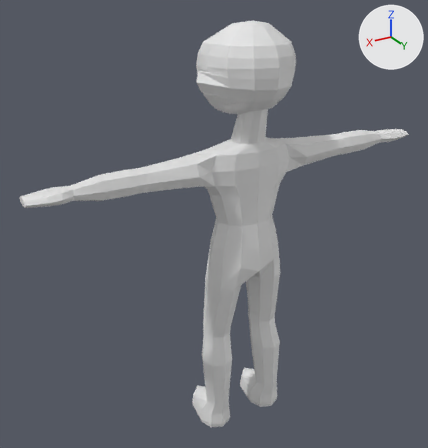
A saved change to the Blender file output/base45.blend.
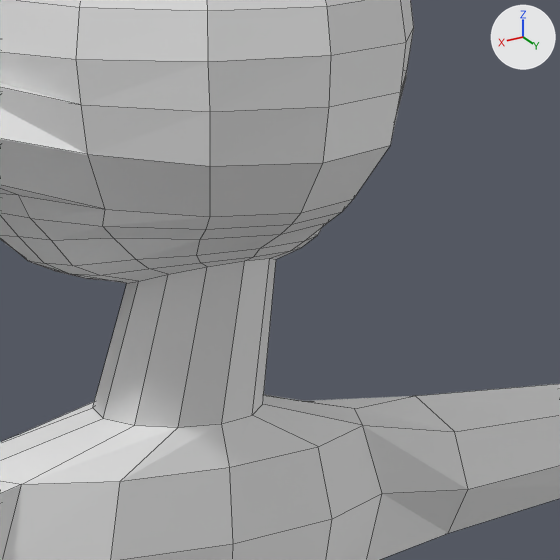
There are two pictures of each version: one whole from a camera (50 mm lens) standing at (1.591, 2.348, 2.411) and looking at (0.118, -0.106, 1.184), one close up on the part from 49% to 76% of the width and 13% to 38% of the height. Lighting does not change. The marker at upper right points along +X, +Y and +Z. The first two pictures are the older version. The close-ups show mesh edges as thin lines.

The older version as bpy lines, for what is in view:
```python
me_base45quads = bpy.data.meshes.new('Base45Quads')
me_base45quads.from_pydata(...)  # 650 vertices, 648 faces; spans x -1.1..1.1, y -0.23..0.25, z 0.0..2.2
me_base45quads.materials.append(mat_neutralclay)  # white #e7e7e7
ob_basebody = bpy.data.objects.new('BaseBody', me_base45quads)
ob_basebody.location = (0.0, 0.0, 0.0)
```
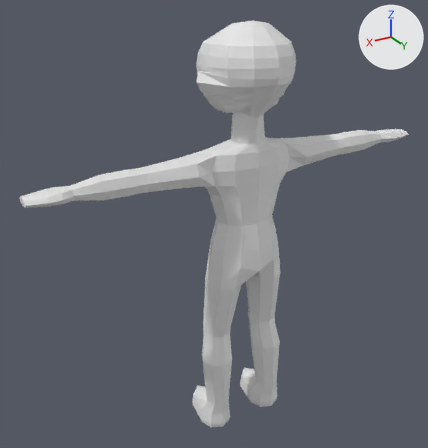
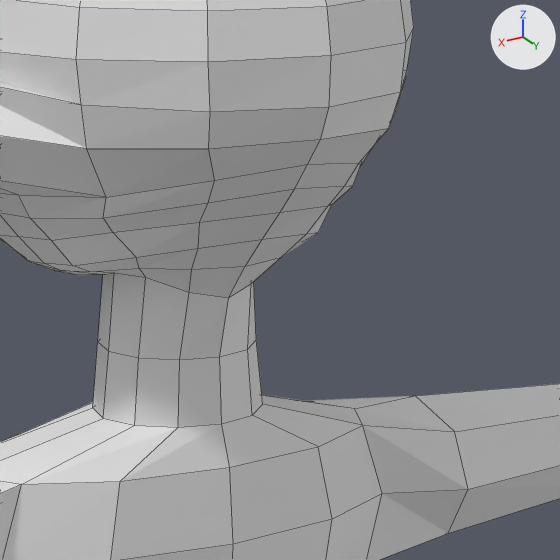
Location of each change, [x1, y1, x2, y2] in pixels of the close-ups (560 x 560 px; the box of a moved part takes in the faces that stretch with it):
part 1 of me_base45quads, moved or reshaped: before [0, 75, 406, 427]; after [0, 78, 405, 427]

The change, as a diff of the scene's bpy script:
```diff
--- a/output/base45.blend.py
+++ b/output/base45.blend.py
@@ me_base45quads @@
 # used by ob_basebody; location = (0.0, 0.0, 0.0)
-me_base45quads.from_pydata(...)  # 650 vertices, 648 faces; spans x -1.1..1.1, y -0.23..0.25, z 0.0..2.2
+me_base45quads.from_pydata(...)  # 662 vertices, 660 faces; spans x -1.1..1.1, y -0.23..0.25, z 0.0..2.2
+# me_base45quads part 1
+# 4 vertices are removed from x -0.09..0.11, y 0.04..0.15, z 1.8..1.83
+# 19 faces are deleted
+# 6 vertices in x -0.11..0.07, y -0.1..0.04, z 1.75..1.8 move by (0.0, -0.02, 0.0)
+# 4 vertices in x -0.04..0.04, y -0.02..0.14, z 1.77..1.82 move by (0.0, -0.04, -0.05)
+# 4 vertices in x -0.1..0.1, y 0.16..0.21, z 1.85..1.93 move by (0.0, -0.01, 0.01)
+# 3 vertices in x -0.14..0.14, y 0.1..0.13, z 1.83..1.88 move by (0.0, 0.01, 0.01)
+# 3 vertices in x -0.08..0.08, y 0.17..0.2, z 1.86 move by (0.0, 0.0, 0.03)
+# 19 vertices move from x -0.14..0.14, y 0.02..0.24, z 1.78..1.92 to x -0.14..0.14, y -0.02..0.23, z 1.72..1.95
+# 16 vertices are added at x -0.09..0.11, y -0.06..0.15, z 1.77..1.84
+# 31 new faces join them
 me_base45quads.materials.append(mat_neutralclay)
```
